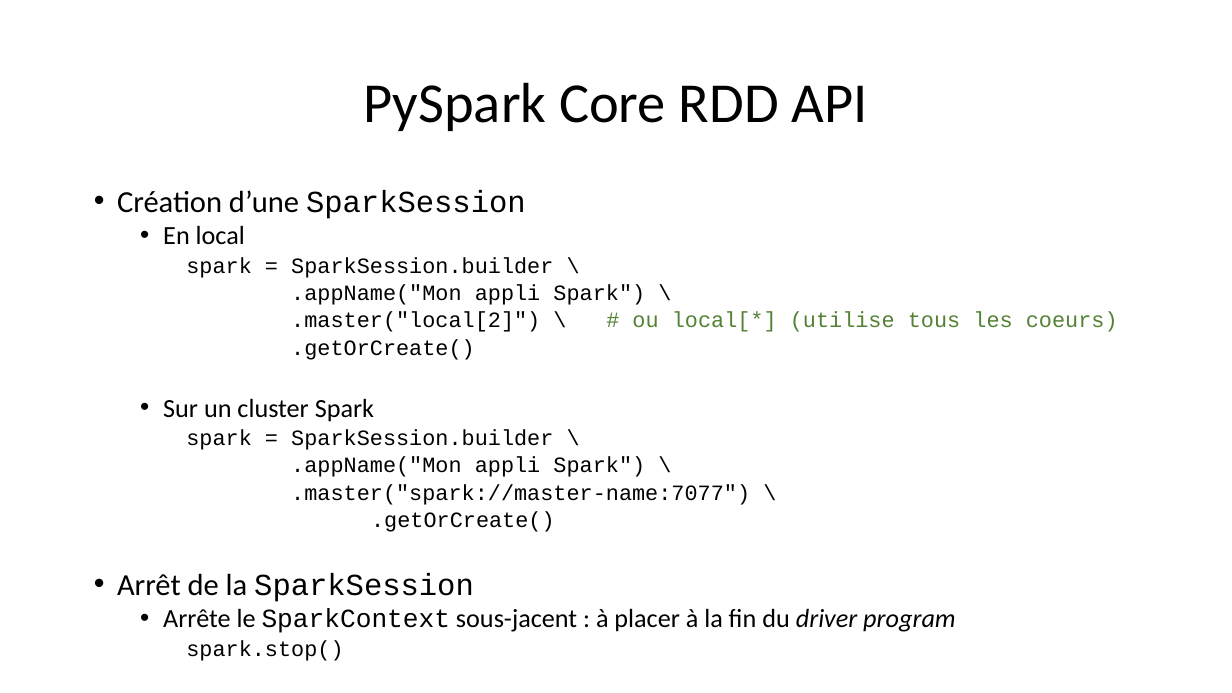
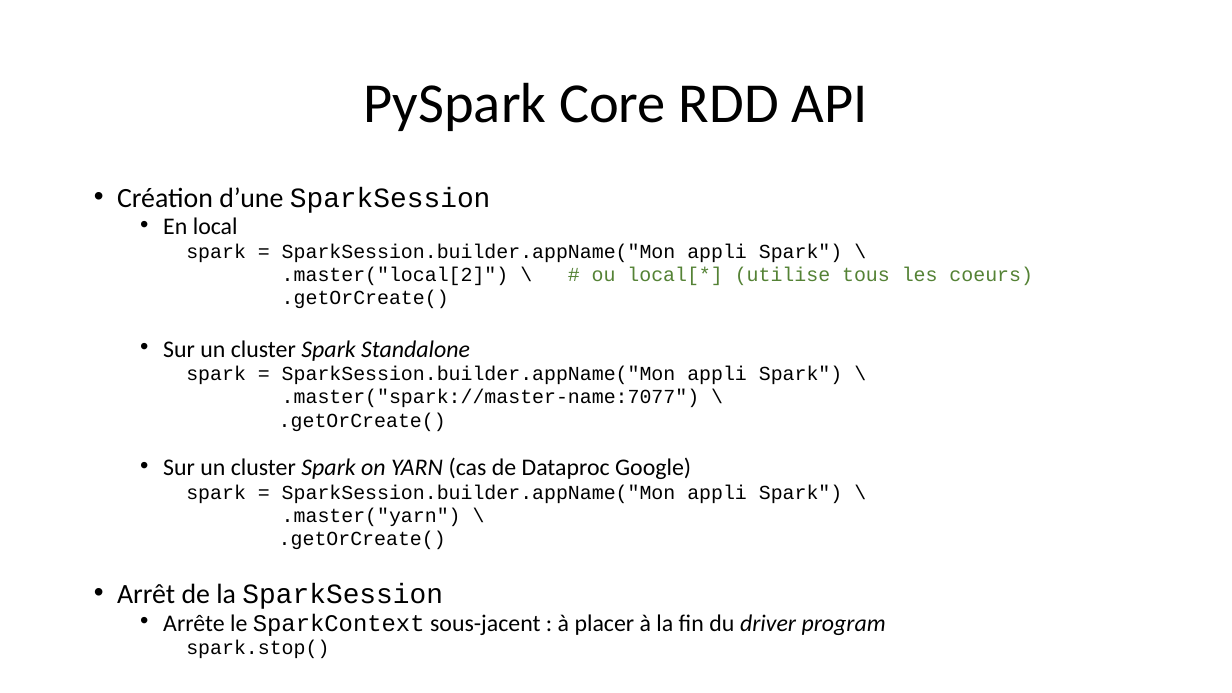
Before and after one commit to rtavenar/m2-big_data, a slide deck: slide 11 of slides/Spark.pptx. Drawn at 1232x693 pixels with LibreOffice and Linux fonts; fonts in the diff are those of the drawing. Boxes give left, top, right and bottom in pixels: in the first picture for what was removed or moved away, otherwise in the second. Text is boxed around its words. In the diff, an @@ line names an element or a change of style, - is before the commit and + after.

Commit message:
spark

```diff
--- a/slides/Spark.pptx
+++ b/slides/Spark.pptx
@@ text at box(117, 187, 1033, 658): size 23.8 to 21.7 pt in "Création d’une SparkSession", "Arrêt de la SparkSession"; size 20.4 to 18.6 pt in "En local", "Arrête le SparkContext sous-jacent : à placer ..."; size 17 to 15.5 pt in ".master("local[2]") \ # ou local[*] (utilise tous ...", ".getOrCreate()", ".master("spark://master-name:7077") \", ".getOrCreate()" and 1 more places; line spacing 0.8 to 0.7 @@
@@ text at box(186, 244, 842, 262): text changed; size 17 to 15.5 pt @@
-    spark = SparkSession.builder \
-    .appName("Mon appli Spark") \
+    spark = SparkSession.builder.appName("Mon appli Spark") \
@@ text at box(163, 340, 842, 384): text changed; size 17 to 15.5 pt @@
-  • Sur un cluster Spark
-    spark = SparkSession.builder \
-    .appName("Mon appli Spark") \
+  • Sur un cluster Spark Standalone
+    spark = SparkSession.builder.appName("Mon appli Spark") \
@@ text at box(163, 412, 842, 526): paragraphs added @@
+    .getOrCreate()
+  • Sur un cluster Spark on YARN (cas de Dataproc Google)
+    spark = SparkSession.builder.appName("Mon appli Spark") \
+    .master("yarn") \
```
Also in this commit, not shown: 2 other slides changed, 3 slides removed, 5 other files.
